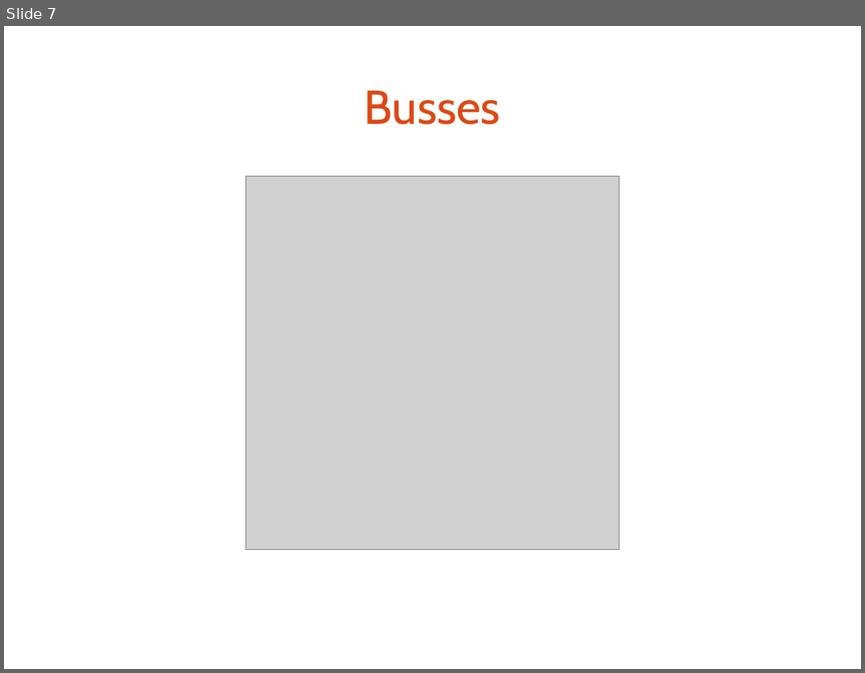
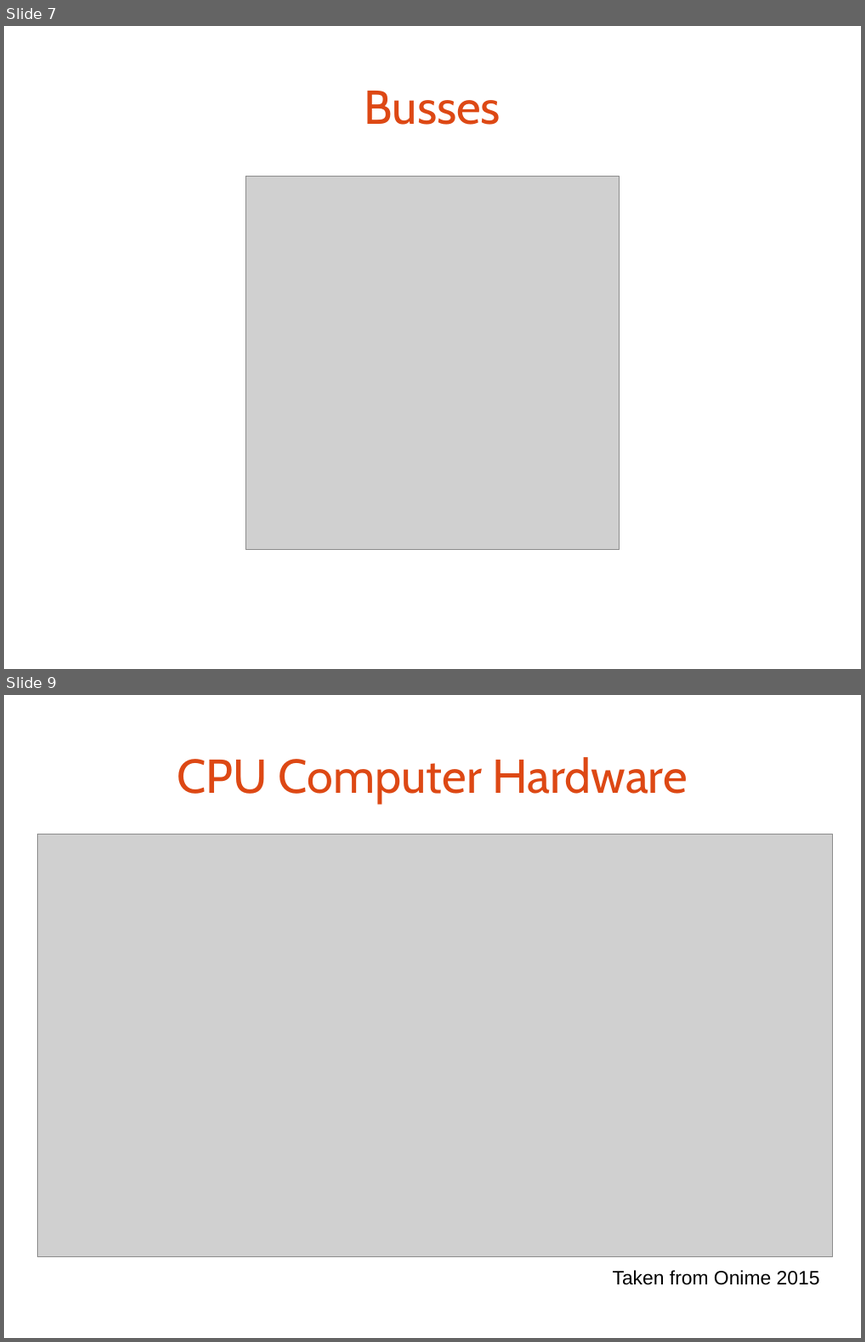
Before and after one commit to bagustris/TIK, a slide deck: tik-0.odp. Shown one above the other, each under a label of ours: slide 7 before the commit, slides 7 and 9 after it; the slides between them are not shown. The pictures are 865x673 and 865x1342 pixels, drawn with LibreOffice and Linux fonts; fonts in the diff are those of the drawing; grey boxes stand for pictures. Boxes give left, top, right and bottom in pixels: in the first picture for what was removed or moved away, otherwise in the second. Text is boxed around its words. In the diff, an @@ line names an element or a change of style, - is before the commit and + after.

```diff
--- a/tik-0.odp
+++ b/tik-0.odp
@@ slide 9 added at (4, 695, 861, 1338), background #FFFFFF @@
@@ title added at (177, 757, 687, 804), 44 pt, text #DD4814 @@
+CPU Computer Hardware
@@ picture added at (38, 834, 833, 1257) @@
@@ text added at (613, 1270, 820, 1285), 18 pt, text #000000 @@
+Taken from Onime 2015
```
Also in this commit, not shown: 1 slide changed, 1 other slide added.
